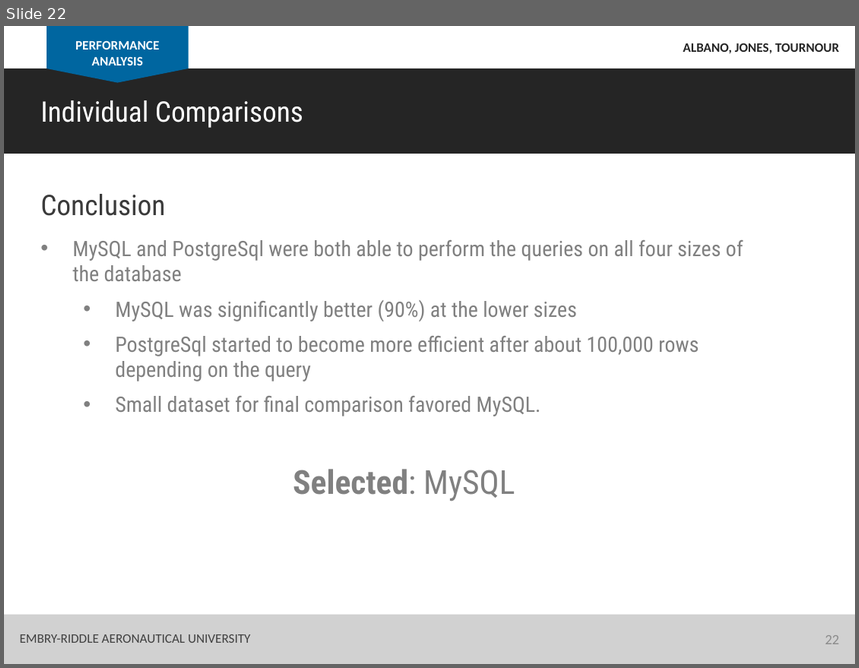
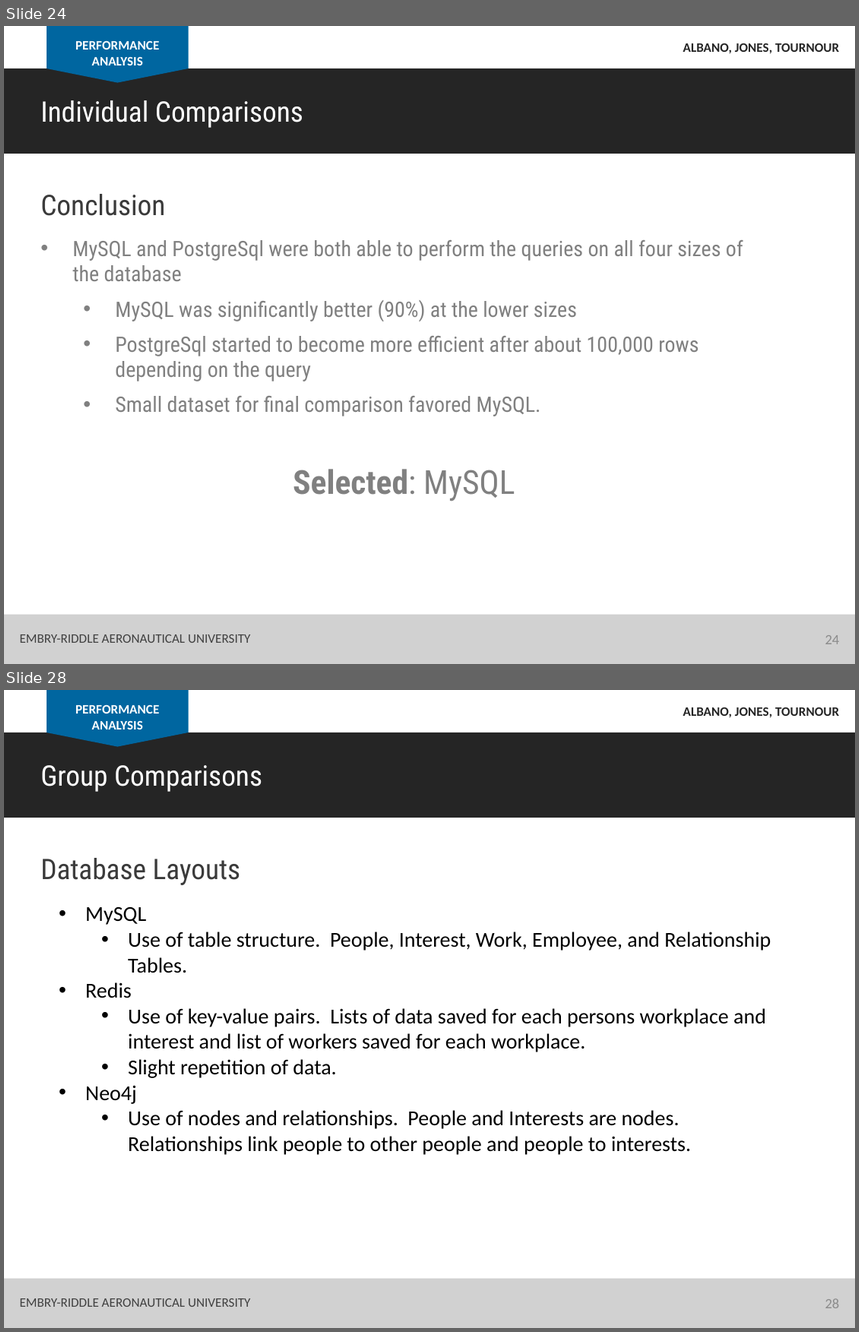
Before and after one commit to albanoj2/se655_final_project, a slide deck: docs/In_class_presentation.pptx. Shown one above the other, each under a label of ours: slide 22 before the commit, slides 24 and 28 after it; the slides between them are not shown. The pictures are 859x668 and 859x1332 pixels, drawn with LibreOffice and Linux fonts; fonts in the diff are those of the drawing. Boxes give left, top, right and bottom in pixels: in the first picture for what was removed or moved away, otherwise in the second. Text is boxed around its words. In the diff, an @@ line names an element or a change of style, - is before the commit and + after.

```diff
--- a/docs/In_class_presentation.pptx
+++ b/docs/In_class_presentation.pptx
@@ slide 28 added at box(4, 690, 855, 1328), background #FFFFFF @@
@@ rectangle added at box(47, 690, 189, 733), fill #0066A0 @@
@@ text added at box(75, 704, 159, 730), 11 pt, text #FFFFFF, bold @@
+PERFORMANCE ANALYSIS
@@ text added at box(683, 707, 839, 717), 11 pt, text #252525, bold @@
+ALBANO, JONES, TOURNOUR
@@ rectangle added at box(4, 733, 855, 818), fill #252525 @@
@@ triangle added at box(47, 733, 189, 747), fill #0066A0 @@
@@ text added at box(40, 765, 262, 792), 24 pt, text #FFFFFF @@
+Group Comparisons
@@ text added at box(40, 858, 240, 885), 24 pt, text #3A3A3A @@
+Database Layouts
@@ text added at box(85, 907, 771, 1155), 18 pt, text #000000 @@
+• MySQL
+  • Use of table structure. People, Interest, Work, Employee, and Relationship Tables.
+• Redis
+  • Use of key-value pairs. Lists of data saved for each persons workplace and interest and list of workers saved for each workplace.
+  • Slight repetition of data.
+• Neo4j
+  • Use of nodes and relationships. People and Interests are nodes. Relationships link people to other people and people to interests.
@@ rectangle added at box(4, 1279, 855, 1328), fill #D1D1D1 @@
@@ text added at box(20, 1299, 250, 1307), 11 pt, text #404040 @@
+EMBRY-RIDDLE AERONAUTICAL UNIVERSITY
@@ page number added at box(826, 1299, 840, 1309), 12 pt, text #8C8C8C @@
+28
@@ what was slide 22 is now slide 24 @@
@@ page number at box(826, 636, 840, 645): text changed @@
-22
+24
```
Also in this commit, not shown: 8 other slides added.
